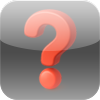
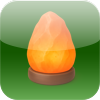
Two versions of the same layered image (100x100). Layer-by-layer changes:
added layer "salt lamp" in group "icons" over [26, 11, 85, 89]
hid "question mark" over [24, 9, 77, 94]
hid "base gray" over [0, 0, 100, 100]
showed "base green" over [0, 0, 100, 100]